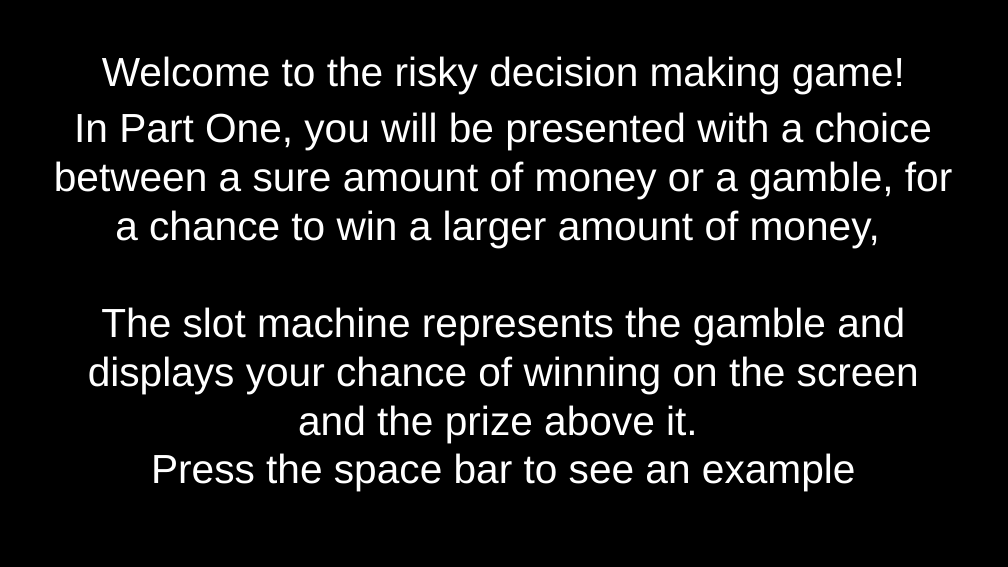
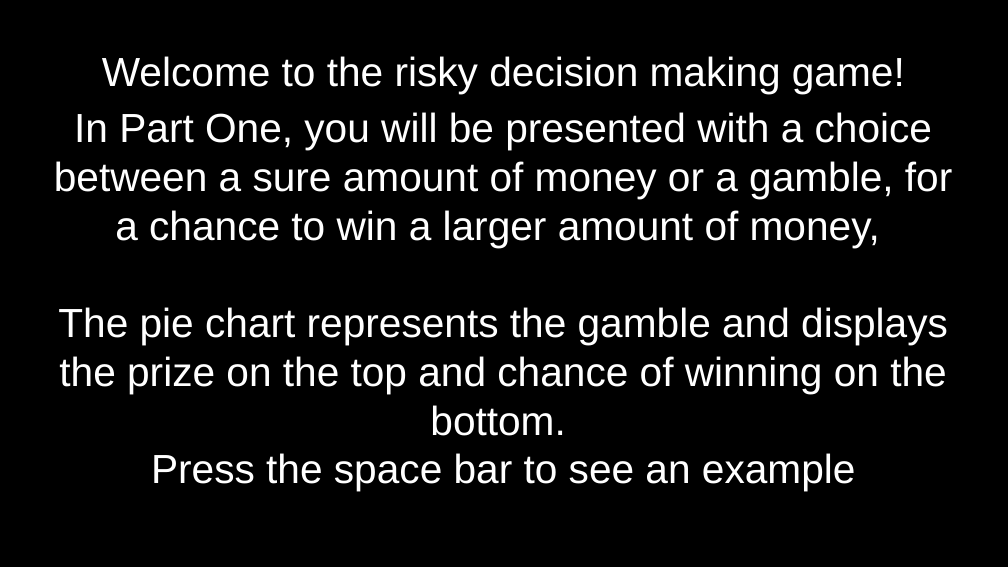
Before and after one commit to jbdenniso/Amb_aversion_task, a slide deck: slide 1 of AmbAver/Amb_Aver/code/Instructions.odp. Drawn at 1008x567 pixels with LibreOffice and Linux fonts; fonts in the diff are those of the drawing. Boxes give left, top, right and bottom in pixels: in the first picture for what was removed or moved away, otherwise in the second. Text is boxed around its words. In the diff, an @@ line names an element or a change of style, - is before the commit and + after.

```diff
--- a/AmbAver/Amb_Aver/code/Instructions.odp
+++ b/AmbAver/Amb_Aver/code/Instructions.odp
@@ subtitle at <box>58,307,948,436</box>: text changed @@
-The slot machine represents the gamble and displays your chance of winning on the screen and the prize above it.
+The pie chart represents the gamble and displays the prize on the top and chance of winning on the bottom.
```
Also in this commit, not shown: 3 other slides changed, 2 slides added, 2 slides removed, 19 other files.
